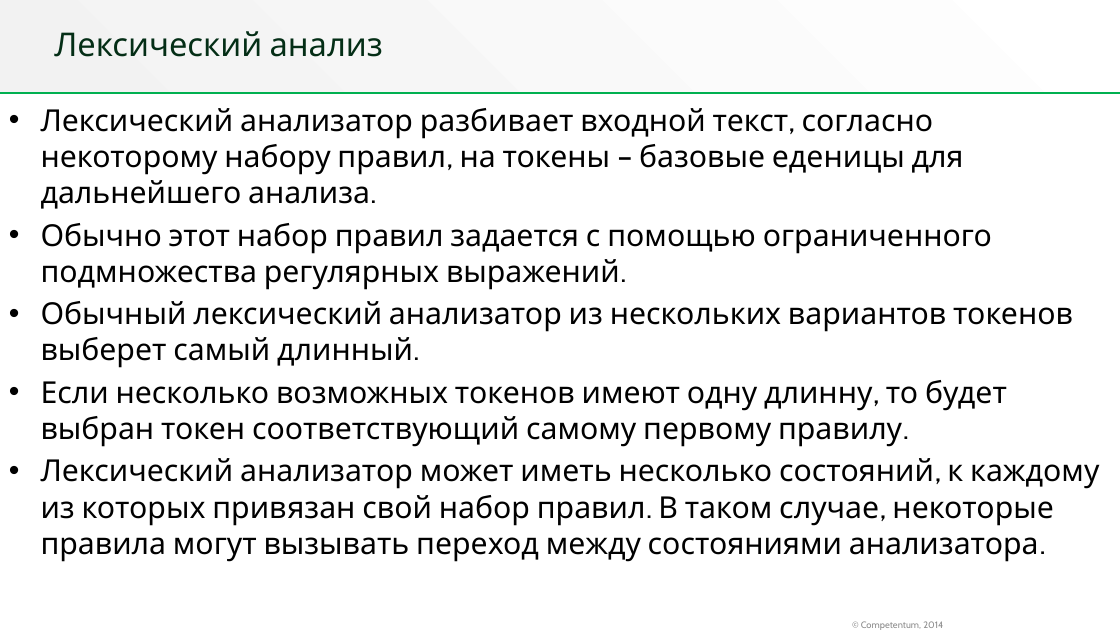
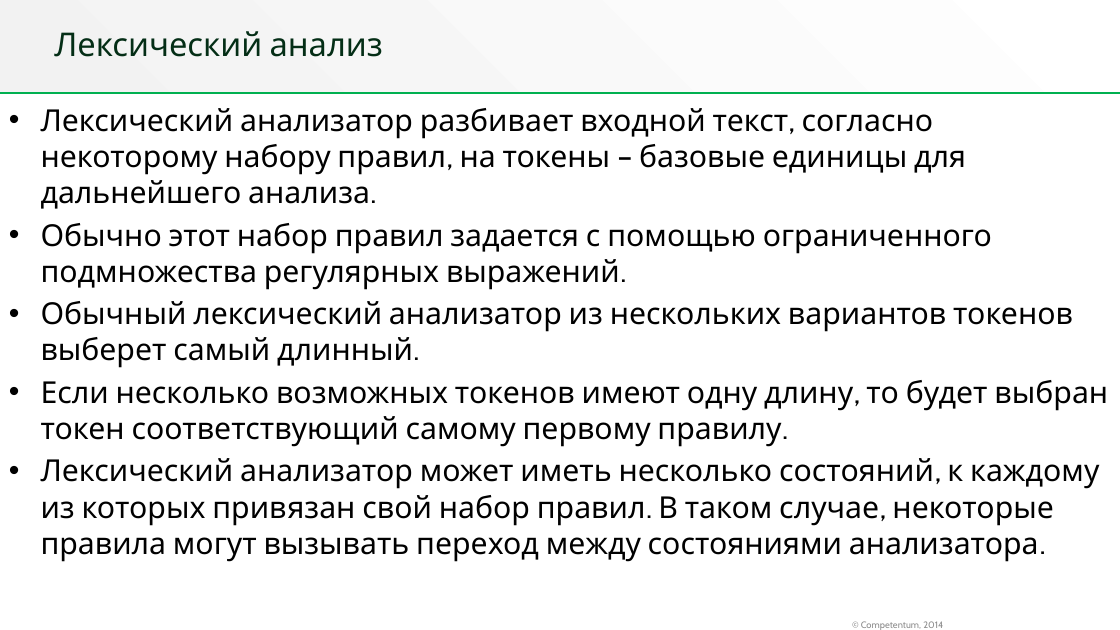
Before and after one commit to MIOB/JavaCC-Demo, a slide deck: slide 5 of JavaCC.pptx. Drawn at 1120x630 pixels with LibreOffice and Linux fonts; fonts in the diff are those of the drawing; background and template pictures are left out. Boxes give left, top, right and bottom in pixels: in the first picture for what was removed or moved away, otherwise in the second. Text is boxed around its words. In the diff, an @@ line names an element or a change of style, - is before the commit and + after.

Commit message:
fix typo in presentation

```diff
--- a/JavaCC.pptx
+++ b/JavaCC.pptx
@@ text at <box>41,108,966,209</box>: text changed @@
-• Лексический анализатор разбивает входной текст, согласно некоторому набору правил, на токены – базовые еденицы для дальнейшего анализа.
+• Лексический анализатор разбивает входной текст, согласно некоторому набору правил, на токены – базовые единицы для дальнейшего анализа.
@@ text at <box>41,380,1108,447</box>: text changed @@
-• Если несколько возможных токенов имеют одну длинну, то будет выбран токен соответствующий самому первому правилу.
+• Если несколько возможных токенов имеют одну длину, то будет выбран токен соответствующий самому первому правилу.
```
Also in this commit, not shown: 2 other slides changed, 2 other files.
